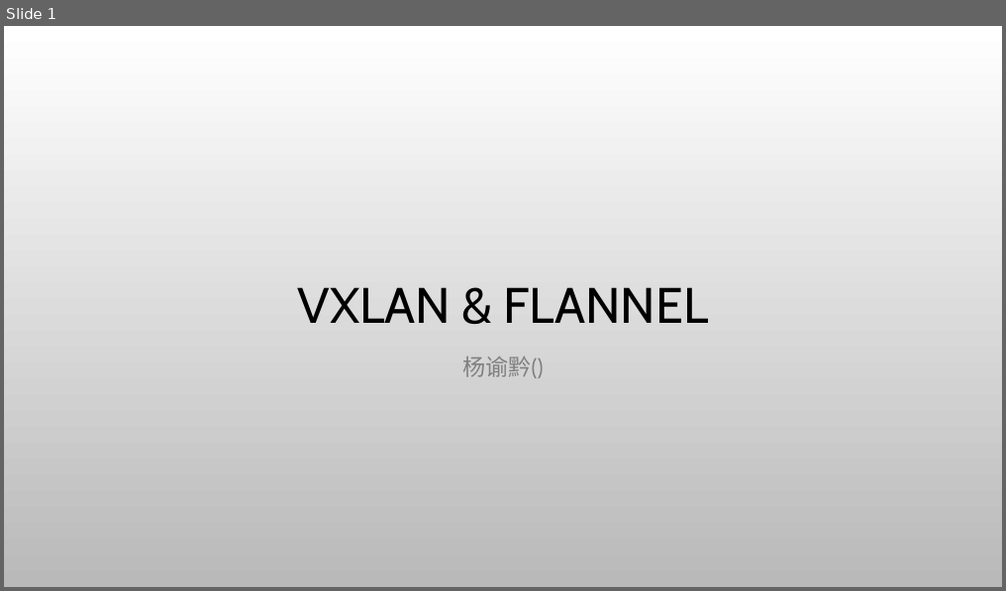
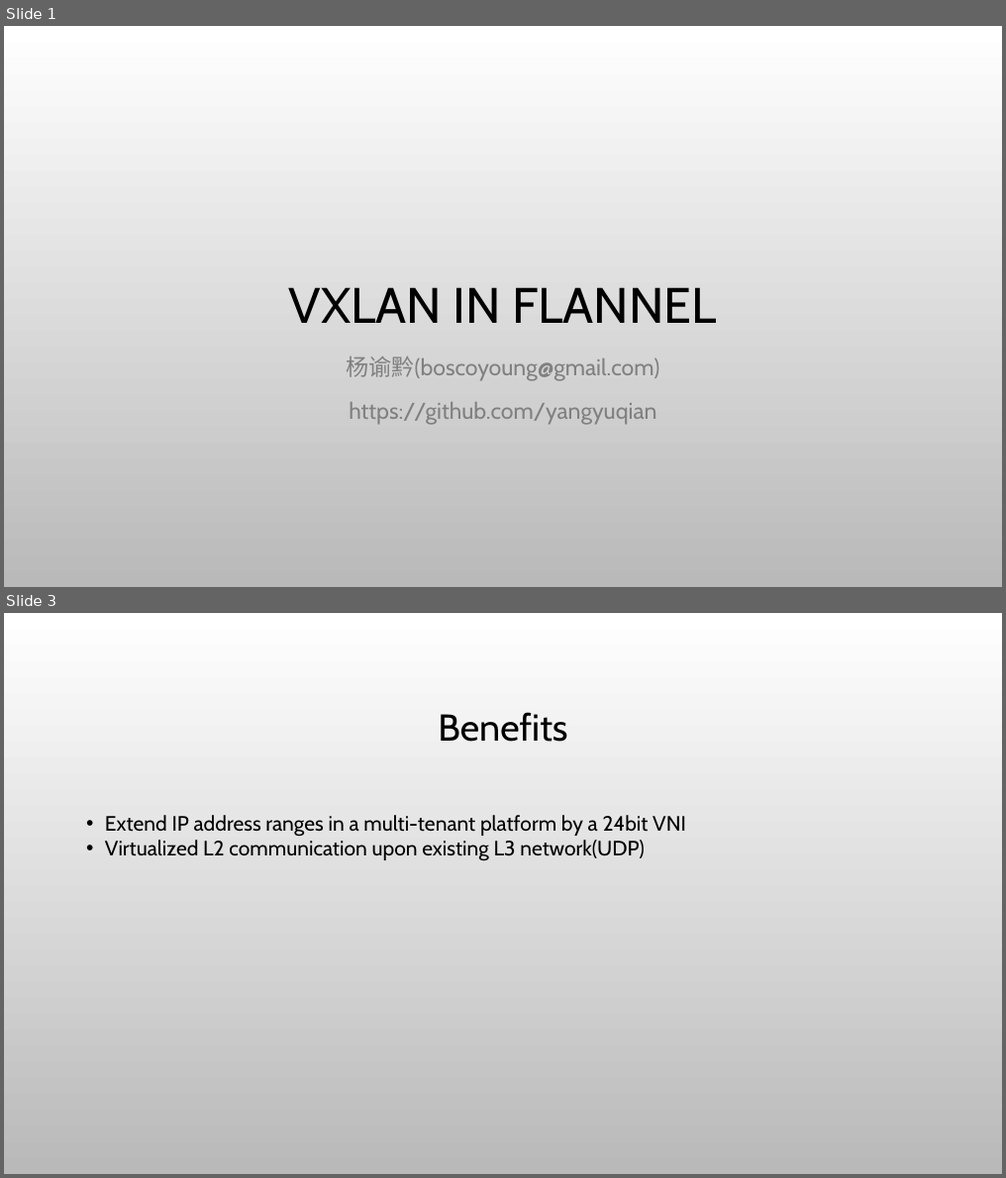
Before and after one commit to yangyuqian/k8s-the-hard-way, a slide deck: ppt/vxlan-flannel-cn.pptx. Shown one above the other, each under a label of ours: slide 1 before the commit, slides 1 and 3 after it; the slides between them are not shown. The pictures are 1006x591 and 1006x1178 pixels, drawn with LibreOffice and Linux fonts; fonts in the diff are those of the drawing; background and template pictures are left out. Boxes give left, top, right and bottom in pixels: in the first picture for what was removed or moved away, otherwise in the second. Text is boxed around its words. In the diff, an @@ line names an element or a change of style, - is before the commit and + after.

```diff
--- a/ppt/vxlan-flannel-cn.pptx
+++ b/ppt/vxlan-flannel-cn.pptx
@@ slide 3 added at bbox=[4, 613, 1002, 1174], background picture (left out) @@
@@ title added at bbox=[438, 712, 567, 742], 36 pt, text #000000 @@
+Benefits
@@ text added at bbox=[105, 815, 686, 861], 20 pt, text #000000 @@
+• Extend IP address ranges in a multi-tenant platform by a 24bit VNI
+• Virtualized L2 communication upon existing L3 network(UDP)
@@ slide 1 changed as well @@
@@ title at bbox=[289, 287, 717, 323]: text changed @@
-VXLAN & FLANNEL
+VXLAN IN FLANNEL
@@ subtitle at bbox=[346, 357, 659, 425]: text changed @@
-杨谕黔()
+杨谕黔(boscoyoung@gmail.com)
+https://github.com/yangyuqian
```
Also in this commit, not shown: 11 other slides added.
